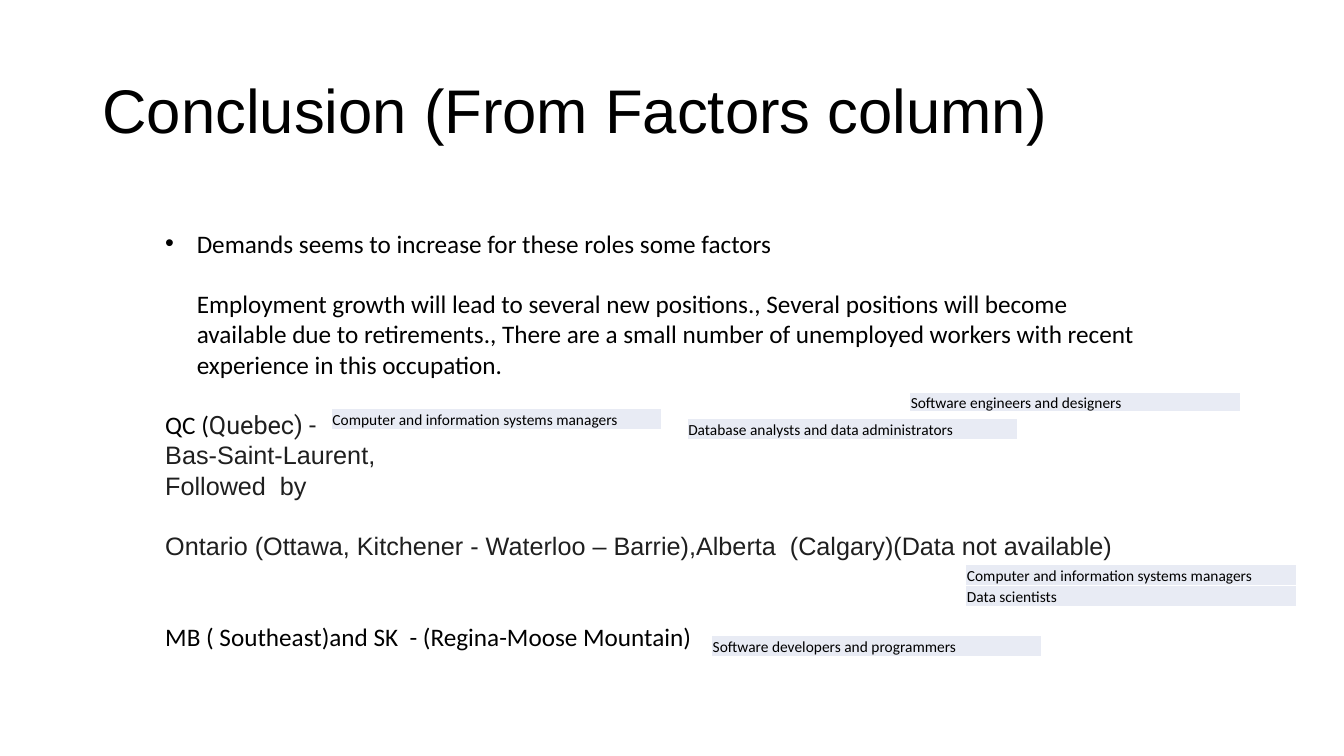
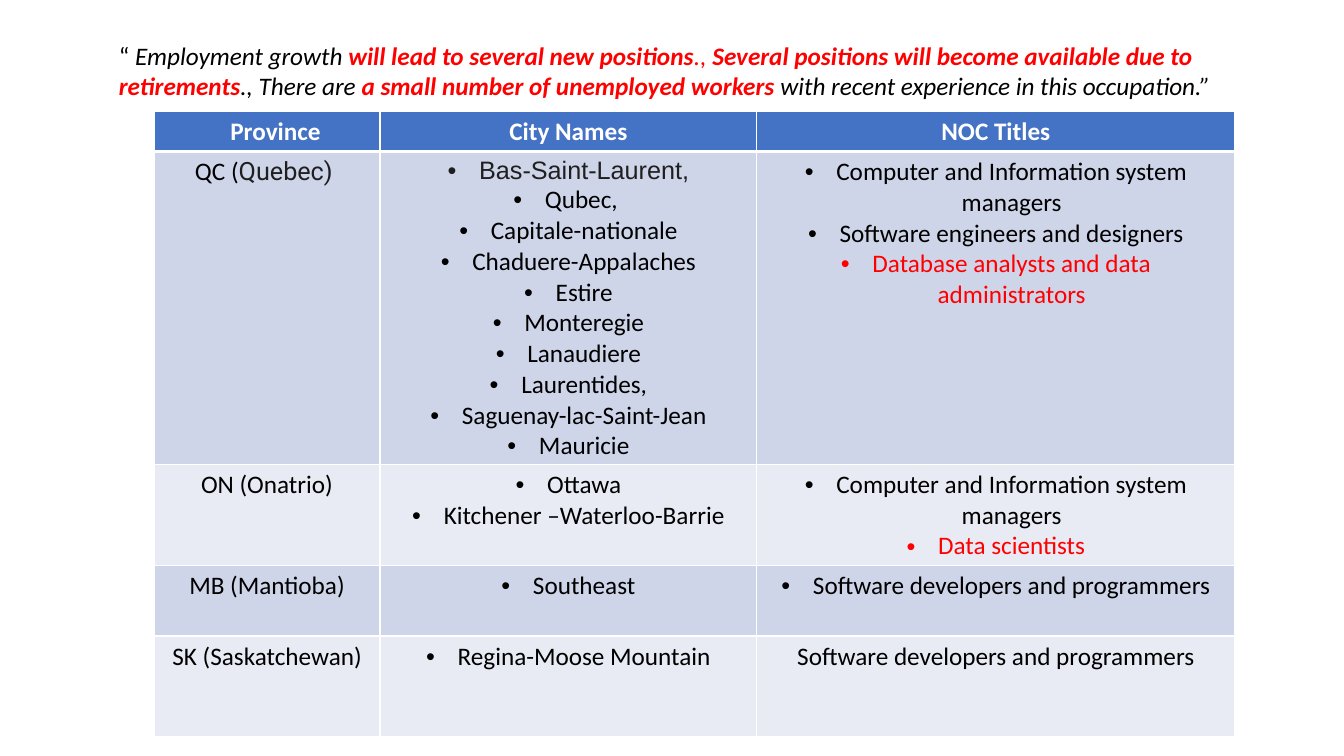
Before and after one commit to rajprasadshrestha/groupassignments, a slide deck: slide 16 of nosqldatabase/Presentation5.pptx. Drawn at 1344x756 pixels with LibreOffice and Linux fonts; fonts in the diff are those of the drawing. Boxes give left, top, right and bottom in pixels: in the first picture for what was removed or moved away, otherwise in the second. Text is boxed around its words. In the diff, an @@ line names an element or a change of style, - is before the commit and + after.

```diff
--- a/nosqldatabase/Presentation5.pptx
+++ b/nosqldatabase/Presentation5.pptx
@@ text at [119,47,1210,99]: text changed; text colour #000000 to #FF0000; bold on; italic on @@
-• Demands seems to increase for these roles some factors
-  Employment growth will lead to several new positions., Several positions will become available due to retirements., There are a small number of unemployed workers with recent experience in this occupation.
-QC (Quebec) -
-Bas-Saint-Laurent,
-Followed by
-Ontario (Ottawa, Kitchener - Waterloo – Barrie),Alberta (Calgary)(Data not available)
-MB ( Southeast)and SK - (Regina-Moose Mountain)
+“ Employment growth will lead to several new positions., Several positions will become available due to retirements., There are a small number of unemployed workers with recent experience in this occupation.”
@@ title removed at [102,88,1047,145] @@
-Conclusion (From Factors column)
@@ table added at [154,111,1235,737], 5 rows, 3 columns @@
+Province | City Names | NOC Titles
+QC (Quebec) | Bas-Saint-Laurent, / Qubec, / Capitale-nationale / Chaduere-Appalaches / Estire / Monteregie / Lanaudiere / Laurentides, / Saguenay-lac-Saint-Jean / Mauricie | Computer and Information system managers / Software engineers and designers / Database analysts and data administrators
+ON (Onatrio) | Ottawa / Kitchener –Waterloo-Barrie | Computer and Information system managers / Data scientists
+MB (Mantioba) | Southeast | Software developers and programmers
+SK (Saskatchewan) | Regina-Moose Mountain | Software developers and programmers
@@ table removed at [332,408,662,432], 1 rows, 1 columns @@
-Computer and information systems managers
@@ table removed at [688,419,1018,442], 1 rows, 1 columns @@
-Database analysts and data administrators
@@ table removed at [910,392,1241,415], 1 rows, 1 columns @@
-Software engineers and designers
@@ table removed at [966,565,1297,607], 2 rows, 1 columns @@
-Computer and information systems managers
-Data scientists
@@ table removed at [712,636,1043,659], 1 rows, 1 columns @@
-Software developers and programmers
```
Also in this commit, not shown: 8 other slides changed, 5 slides added, 5 slides removed, 2 other files.
